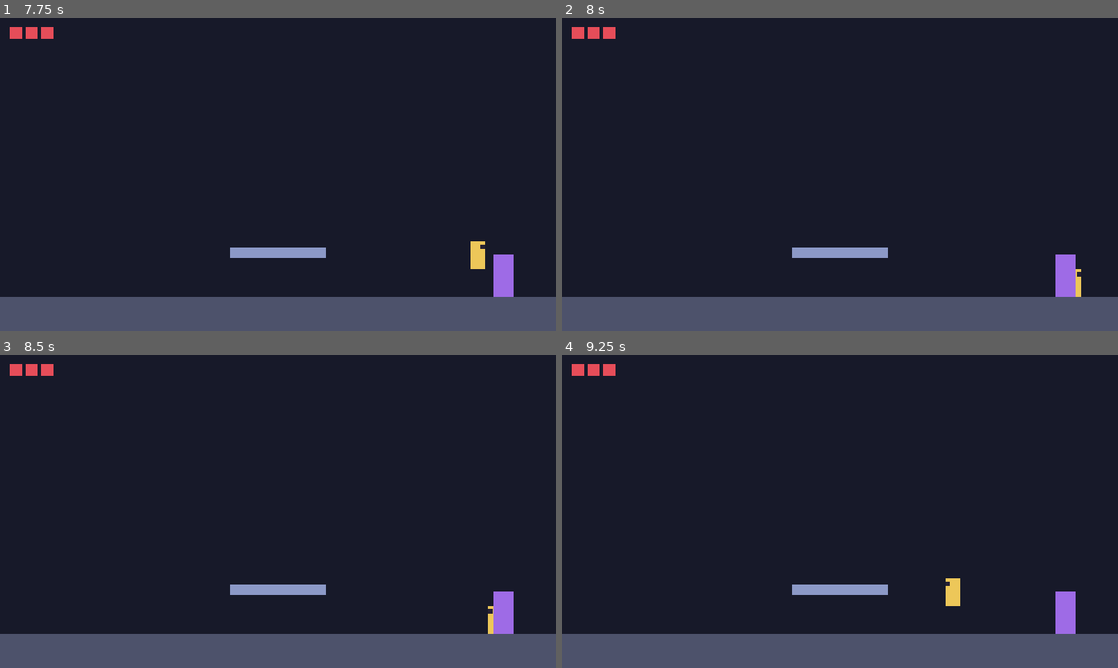
Above: before the commit, frames 1-4 (two rows, left to right).
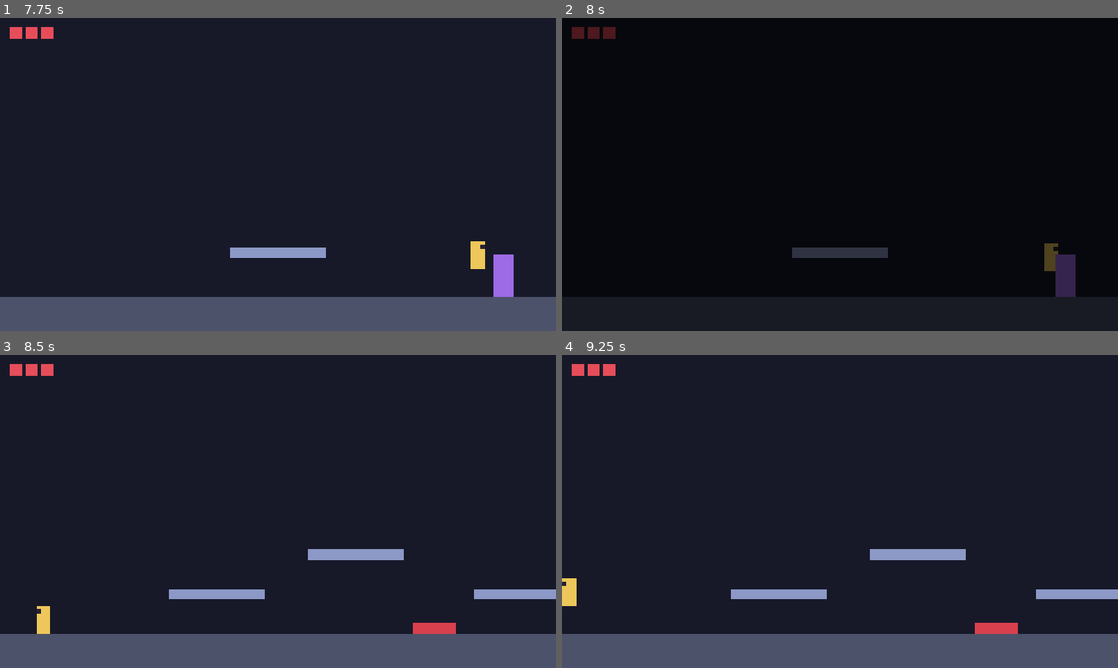
Above: after the commit, the same moments.

Repository: PedroBrassi/ascensao-ao-olimpo
Game: Godot game, scene res://cenas/fases/teste/area_teste_2.tscn
Two runs of this game, one before a commit and one after it. Both use one fixed random seed, a clock stepped at 60 frames per second and the inputs below. This scene is started directly instead of the project's main scene.
Inputs:
- Up to frame 1 (7.75 s): tap Enter at 0.5 s; hold D (mover_direita) 0.53-2.03 s; tap Space (pular) at 0.77, 1.52, 3.02, 3.77, 4.52, 6.02, 6.77, 7.52 s; hold A (mover_esquerda) 2.03-4.28 s; hold D (mover_direita) from 4.28 s (still down)
- Up to frame 2 (8 s): keep holding D (mover_direita)
- Up to frame 3 (8.5 s): release D (mover_direita) at 8.03 s; hold A (mover_esquerda) from 8.03 s (still down)
- Up to frame 4 (9.25 s): keep holding A (mover_esquerda); tap Space (pular) at 9.02 s

Frame 1 is identical in both runs. In frame 2, 100% of the frame differs, in the area x 0-100%, y 0-100%; in frame 3, 2.9%; in frame 4, 3.1%.

Commit message:
Adiciona salvamento e liberação de fases

Diff:
--- a/cenas/fases/teste/area_teste.tscn
+++ b/cenas/fases/teste/area_teste.tscn
@@ -34,6 +34,8 @@
 
 [node name="AreaTeste" type="Node2D" unique_id=2017880410]
 script = ExtResource("1_rqe2n")
+fase = 1
+area = 1
 
 [node name="Chao" type="StaticBody2D" parent="." unique_id=1205021038]
 position = Vector2(850, 680)
--- a/cenas/fases/teste/area_teste_2.tscn
+++ b/cenas/fases/teste/area_teste_2.tscn
@@ -19,6 +19,8 @@
 
 [node name="AreaTeste2" type="Node2D" unique_id=1548026913]
 script = ExtResource("1_e7jix")
+fase = 2
+area = 2
 limites_da_camera = Rect2i(0, 0, 1280, 720)
 
 [node name="Chao" type="StaticBody2D" parent="." unique_id=848754975]
--- a/scripts/fases/area_de_jogo.gd
+++ b/scripts/fases/area_de_jogo.gd
@@ -1,8 +1,12 @@
 class_name AreaDeJogo
 extends Node2D
-## Raiz de uma área jogável. Passa para a câmera os limites desta área, para
-## ela não mostrar o que está fora do cenário.
+## Raiz de uma área jogável. Diz a que fase a área pertence e passa para a
+## câmera os limites dela, para a câmera não mostrar o que está fora do cenário.
 
+## Fase a que esta área pertence, de 1 a 5. Use 0 para áreas fora das fases.
+@export_range(0, 5) var fase := 0
+## Número da área dentro da fase, 1 ou 2. Use 0 para áreas fora das fases.
+@export_range(0, 2) var area := 0
 ## Retângulo da área, em pixels: canto superior esquerdo (x, y) e tamanho (largura, altura).
 @export var limites_da_camera := Rect2i(0, 0, 2560, 720)
 
--- a/scripts/objetos/portal.gd
+++ b/scripts/objetos/portal.gd
@@ -1,7 +1,7 @@
 class_name Portal
 extends Area2D
-## Saída da área. Quando o personagem entra, a área é concluída e a próxima
-## cena é carregada.
+## Saída da área. Quando o personagem entra, a área é registrada como
+## concluída no Progresso e a próxima cena é carregada.
 
 ## Emitido uma única vez, quando o personagem atravessa o portal.
 signal atravessado
@@ -21,7 +21,13 @@
 		return
 	_usado = true
 	atravessado.emit()
+
+	# A raiz da cena atual sabe a que fase e área ela corresponde.
+	var cena := get_tree().current_scene
+	if cena is AreaDeJogo:
+		Progresso.concluir_area(cena.fase, cena.area)
+
 	if proxima_cena.is_empty():
 		push_warning("Portal sem próxima cena definida.")
 		return
-		Transicao.trocar_cena(proxima_cena)
+	Transicao.trocar_cena(proxima_cena)
--- a/scripts/sistemas/progresso.gd
+++ b/scripts/sistemas/progresso.gd
@@ -1,6 +1,7 @@
 extends Node
 ## Guarda o progresso do jogador: quais fases estão liberadas e quais áreas
-## já foram concluídas.
+## já foram concluídas. Grava tudo em arquivo a cada mudança e lê de volta
+## quando o jogo abre.
 ##
 ## Este script é um autoload: fica carregado o jogo inteiro, fora das cenas,
 ## e pode ser chamado de qualquer lugar como Progresso.concluir_area(...).
@@ -12,11 +13,18 @@
 
 const TOTAL_DE_FASES := 5
 const AREAS_POR_FASE := 2
+## "user://" é a pasta de dados do jogo no computador de quem joga.
+const CAMINHO_DO_ARQUIVO := "user://progresso.json"
 
 ## Número da última fase liberada. A fase 1 começa liberada.
 var fases_liberadas := 1
 ## Áreas concluídas, cada uma no formato "fase-area" (por exemplo "1-2").
 var areas_concluidas: Array[String] = []
+
+
+func _ready() -> void:
+	carregar()
+	mudou.connect(salvar)  # toda mudança vai direto para o arquivo
 
 
 func fase_esta_liberada(fase: int) -> bool:
@@ -39,8 +47,8 @@
 
 
 ## Marca uma área como concluída. Se com ela a fase inteira ficou concluída,
-## libera a fase seguinte. Áreas fora das fases (como as de teste, que usam
-## fase 0) e áreas de fases ainda bloqueadas são ignoradas.
+## libera a fase seguinte. Áreas fora das fases (fase 0) e áreas de fases
+## ainda bloqueadas são ignoradas.
 func concluir_area(fase: int, area: int) -> void:
 	if not _area_existe(fase, area) or not fase_esta_liberada(fase):
 		return
@@ -60,9 +68,55 @@
 	mudou.emit()
 
 
+## Grava o progresso no arquivo, em JSON.
+func salvar() -> void:
+	var arquivo := FileAccess.open(CAMINHO_DO_ARQUIVO, FileAccess.WRITE)
+	if arquivo == null:
+		push_warning("Progresso: não foi possível gravar o arquivo (erro %d)." % FileAccess.get_open_error())
+		return
+	var dados := {
+		"versao": 1,
+		"fases_liberadas": fases_liberadas,
+		"areas_concluidas": areas_concluidas,
+	}
+	arquivo.store_string(JSON.stringify(dados, "\t"))
+
+
+## Lê o progresso do arquivo. Se o arquivo não existir ou estiver
+## estragado, o jogo começa do zero em vez de dar erro.
+func carregar() -> void:
+	fases_liberadas = 1
+	areas_concluidas.clear()
+	if not FileAccess.file_exists(CAMINHO_DO_ARQUIVO):
+		return
+	var json := JSON.new()
+	var erro := json.parse(FileAccess.get_file_as_string(CAMINHO_DO_ARQUIVO))
+	if erro != OK or not json.data is Dictionary:
+		push_warning("Progresso: arquivo ilegível, começando do zero.")
+		return
+	var dados: Dictionary = json.data
+
+	# Nada do arquivo é usado sem conferir: ele pode ter sido editado à mão.
+	var liberadas = dados.get("fases_liberadas", 1)
+	if liberadas is float or liberadas is int:
+		fases_liberadas = clampi(int(liberadas), 1, TOTAL_DE_FASES)
+	var areas = dados.get("areas_concluidas", [])
+	if areas is Array:
+		for chave in areas:
+			if chave is String and _chave_e_valida(chave) and not chave in areas_concluidas:
+				areas_concluidas.append(chave)
+
+
 func _area_existe(fase: int, area: int) -> bool:
 	return fase >= 1 and fase <= TOTAL_DE_FASES and area >= 1 and area <= AREAS_POR_FASE
 
 
 func _chave(fase: int, area: int) -> String:
 	return "%d-%d" % [fase, area]
+
+
+func _chave_e_valida(chave: String) -> bool:
+	var partes := chave.split("-")
+	if partes.size() != 2 or not partes[0].is_valid_int() or not partes[1].is_valid_int():
+		return false
+	return _area_existe(int(partes[0]), int(partes[1]))
